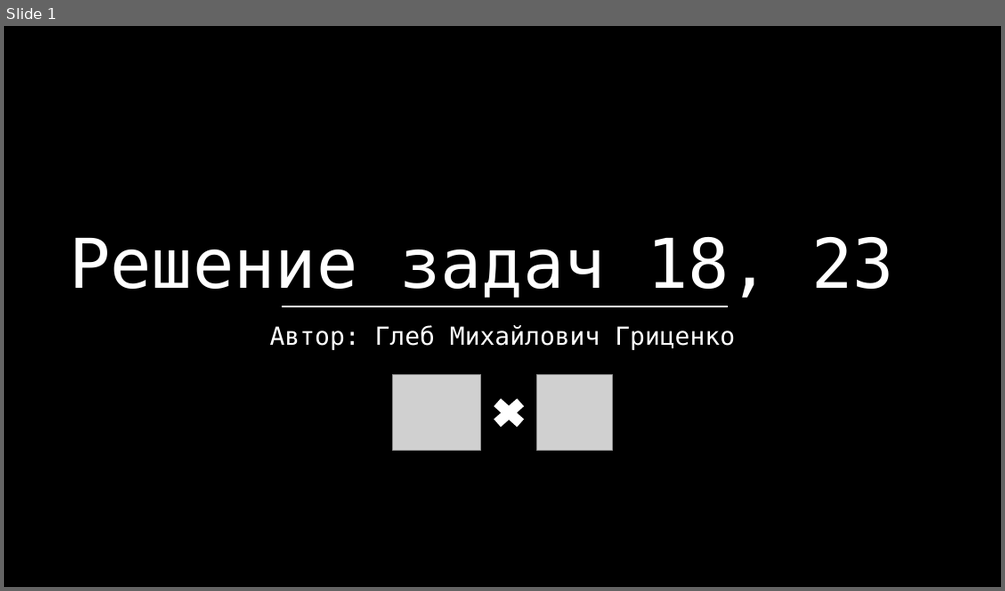
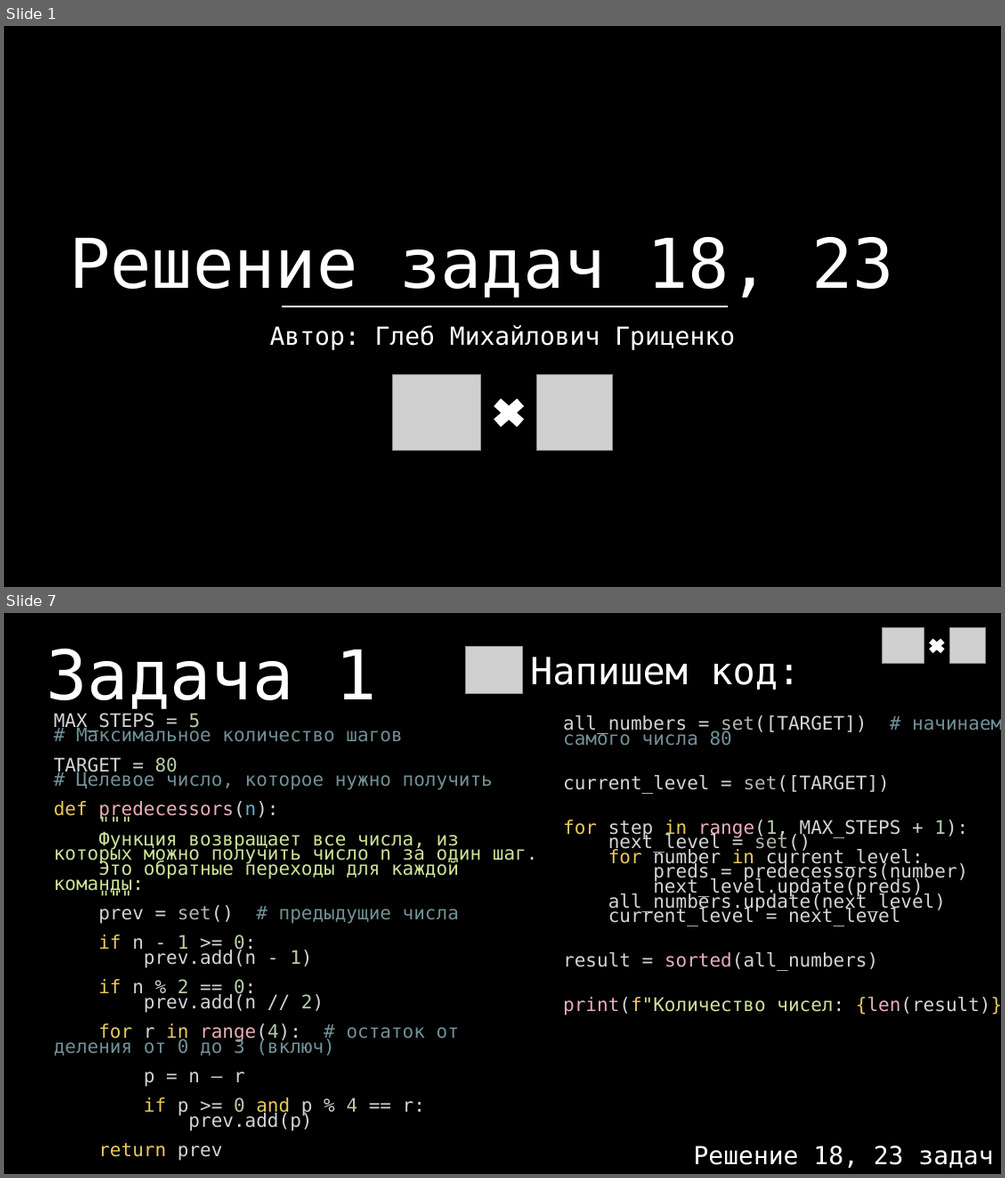
Before and after one commit to glebocrew/TI_1, a slide deck: Presentation.pptx. Shown one above the other, each under a label of ours: slide 1 before the commit, slides 1 and 7 after it; the slides between them are not shown. The pictures are 1005x591 and 1005x1178 pixels, drawn with LibreOffice and Linux fonts; fonts in the diff are those of the drawing; grey boxes stand for pictures. Boxes give left, top, right and bottom in pixels: in the first picture for what was removed or moved away, otherwise in the second. Text is boxed around its words. In the diff, an @@ line names an element or a change of style, - is before the commit and + after.

```diff
--- a/Presentation.pptx
+++ b/Presentation.pptx
@@ slide 7 added at (x1=4, y1=613, x2=1001, y2=1174), background #000000 @@
@@ picture added at (x1=882, y1=628, x2=923, y2=664) @@
@@ cross added at (x1=927, y1=637, x2=947, y2=655), fill #FFFFFF, outline #FFFFFF 1.5 pt @@
@@ picture added at (x1=950, y1=628, x2=986, y2=664) @@
@@ text added at (x1=47, y1=649, x2=376, y2=714), 66 pt, text #FFFFFF @@
+Задача 1
@@ picture added at (x1=465, y1=647, x2=523, y2=694) @@
@@ text added at (x1=530, y1=657, x2=800, y2=690), 36 pt, text #FFFFFF @@
+Напишем код:
@@ text added at (x1=54, y1=713, x2=538, y2=1157), 18 pt, text #729098 @@
+MAX_STEPS = 5
+# Максимальное количество шагов
+TARGET = 80
+# Целевое число, которое нужно получить
+def predecessors(n):
+"""
+Функция возвращает все числа, из которых можно получить число n за один шаг.
+Это обратные переходы для каждой команды:
+"""
+prev = set() # предыдущие числа
+if n - 1 >= 0:
+prev.add(n - 1)
+if n % 2 == 0:
+prev.add(n // 2)
+for r in range(4): # остаток от деления от 0 до 3 (включ)
+p = n – r
+if p >= 0 and p % 4 == r:
+prev.add(p)
+return prev
@@ text added at (x1=563, y1=715, x2=1001, y2=1015), 18 pt, text #D4D4D4 @@
+all_numbers = set([TARGET]) # начинаем с самого числа 80
+current_level = set([TARGET])
+for step in range(1, MAX_STEPS + 1):
+next_level = set()
+for number in current_level:
+preds = predecessors(number)
+next_level.update(preds)
+all_numbers.update(next_level)
+current_level = next_level
+result = sorted(all_numbers)
+print(f"Количество чисел: {len(result)}")
@@ text added at (x1=694, y1=1145, x2=993, y2=1167), 24 pt, text #FFFFFF @@
+Решение 18, 23 задач
```
Also in this commit, not shown: 2 slides changed, 7 other slides added, 1 other file.
